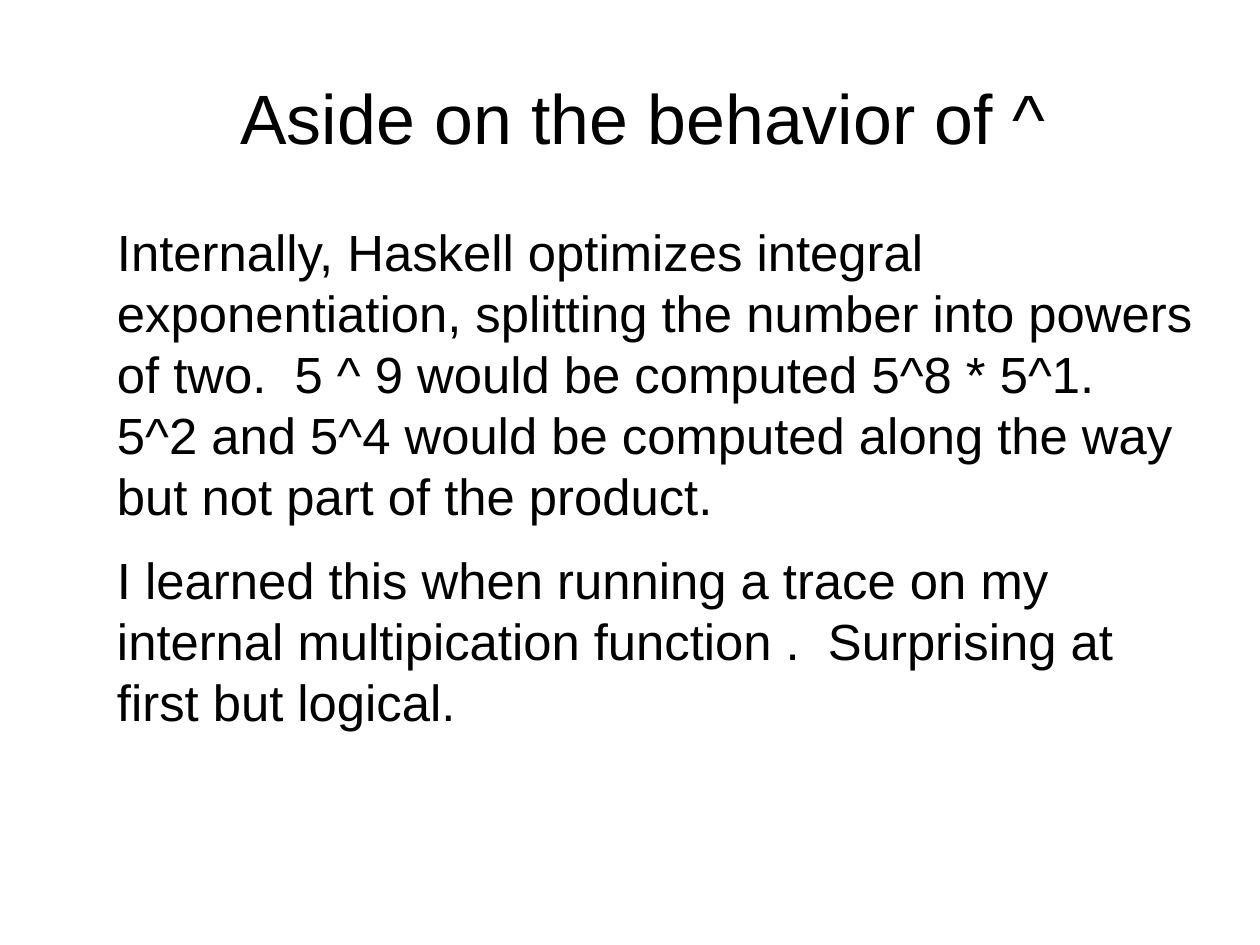
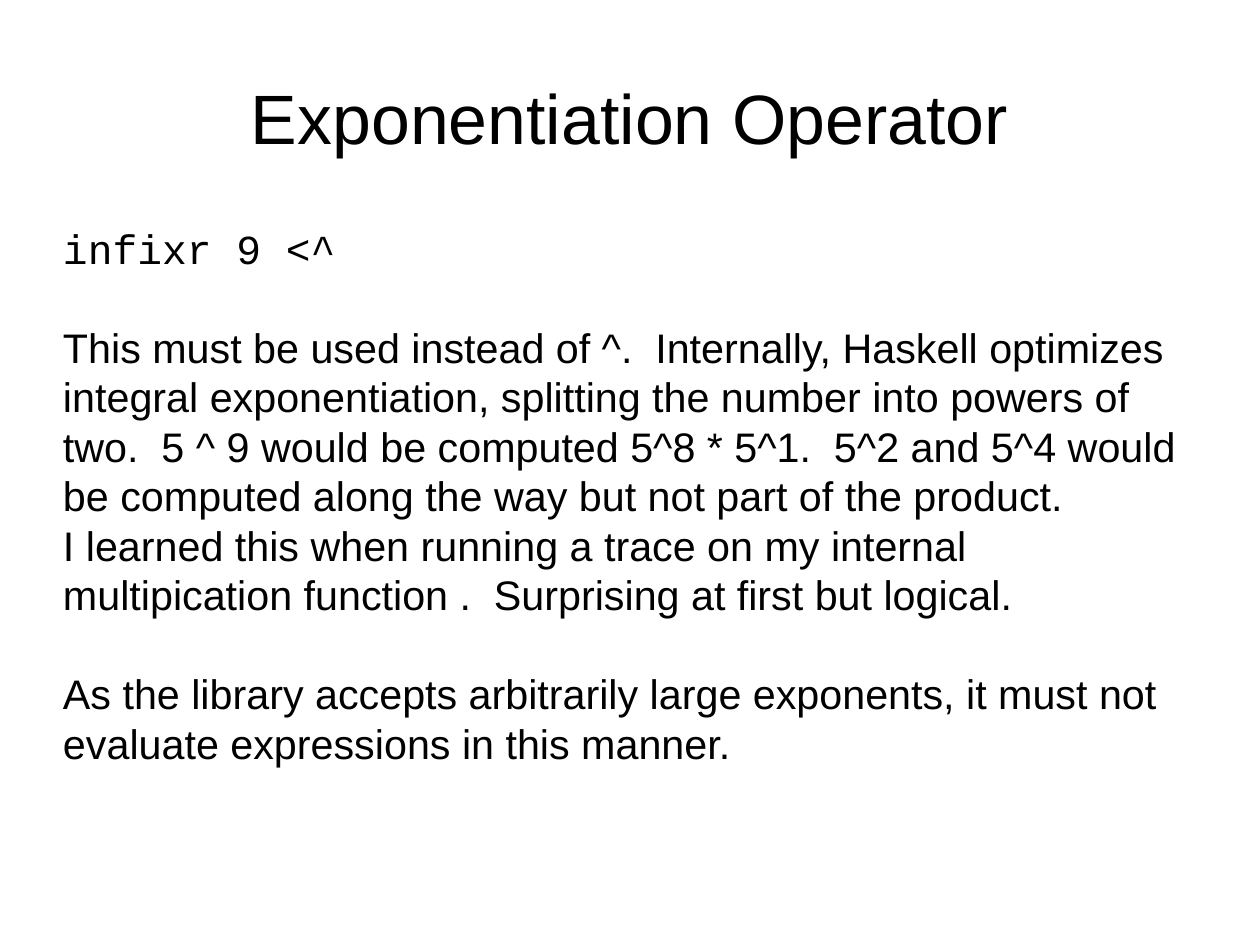
Before and after one commit to grandpascorpion/canon, a slide deck: slide 27 of goBigOrGoHome.odp (slide 28 before the commit). Drawn at 1260x945 pixels with LibreOffice and Linux fonts; fonts in the diff are those of the drawing. Boxes give left, top, right and bottom in pixels: in the first picture for what was removed or moved away, otherwise in the second. Text is boxed around its words. In the diff, an @@ line names an element or a change of style, - is before the commit and + after.

```diff
--- a/goBigOrGoHome.odp
+++ b/goBigOrGoHome.odp
@@ title at [251,93,1008,157]: text changed @@
-Aside on the behavior of ^
+Exponentiation Operator
@@ subtitle "infixr 9 <^" at [63,234,1176,767]: vertical alignment top to middle @@
@@ subtitle at [63,234,1176,767]: text changed; size 32 to 26 pt @@
-Internally, Haskell optimizes integral exponentiation, splitting the number into powers of two. 5 ^ 9 would be computed 5^8 * 5^1. 5^2 and 5^4 would be computed along the way but not part of the product.
-I learned this when running a trace on my internal multipication function . Surprising at first but logical.
+infixr 9 <^
+This must be used instead of ^. Internally, Haskell optimizes integral exponentiation, splitting the number into powers of two. 5 ^ 9 would be computed 5^8 * 5^1. 5^2 and 5^4 would be computed along the way but not part of the product.
+I learned this when running a trace on my internal multipication function . Surprising at first but logical.
+As the library accepts arbitrarily large exponents, it must not evaluate expressions in this manner.
```
Also in this commit, not shown: 15 other slides changed, 33 slides added, 4 slides removed, 12 other files.
